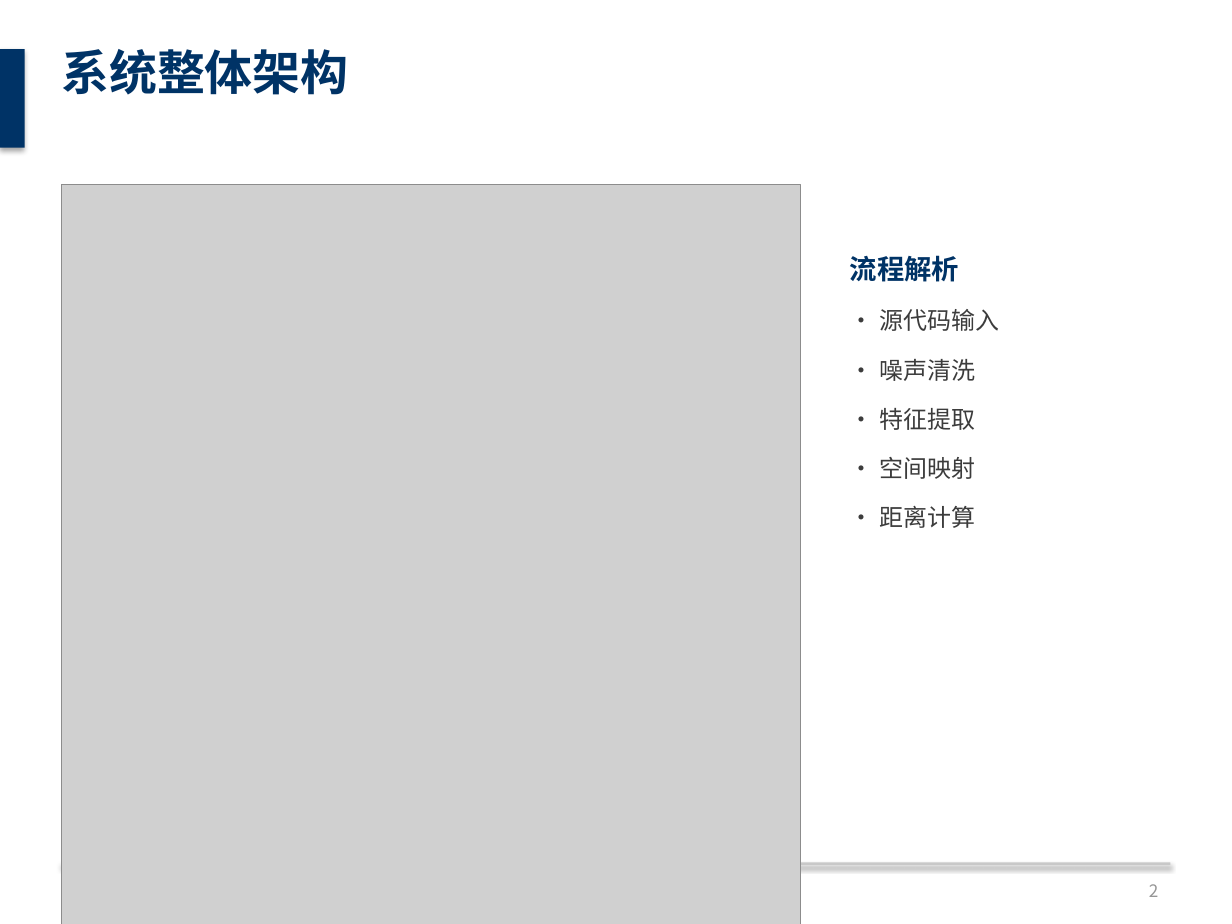
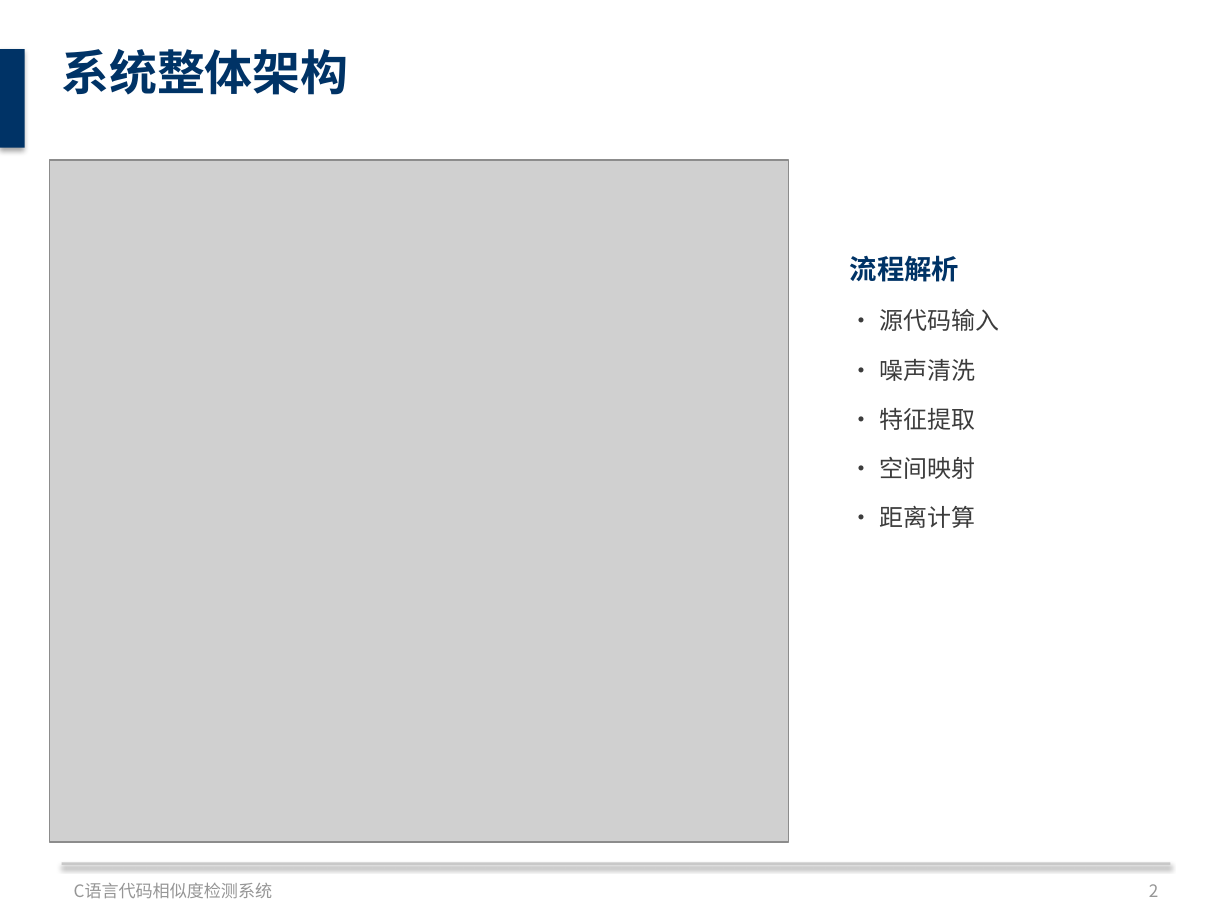
Before and after one commit to zvdfgb/code_similarity_test, a slide deck: slide 3 of presentation/Project_Presentation.pptx. Drawn at 1232x924 pixels with LibreOffice and Linux fonts; fonts in the diff are those of the drawing; grey boxes stand for pictures. Boxes give left, top, right and bottom in pixels: in the first picture for what was removed or moved away, otherwise in the second. Text is boxed around its words. In the diff, an @@ line names an element or a change of style, - is before the commit and + after.

Commit message:
presentation部分完成

```diff
--- a/presentation/Project_Presentation.pptx
+++ b/presentation/Project_Presentation.pptx
@@ picture: place and size @@
-picture at [62, 185, 801, 924]
+picture at [49, 160, 788, 843]
@@ text added at [74, 882, 272, 898], 10 pt, text #969696 @@
+C语言代码相似度检测系统
```
